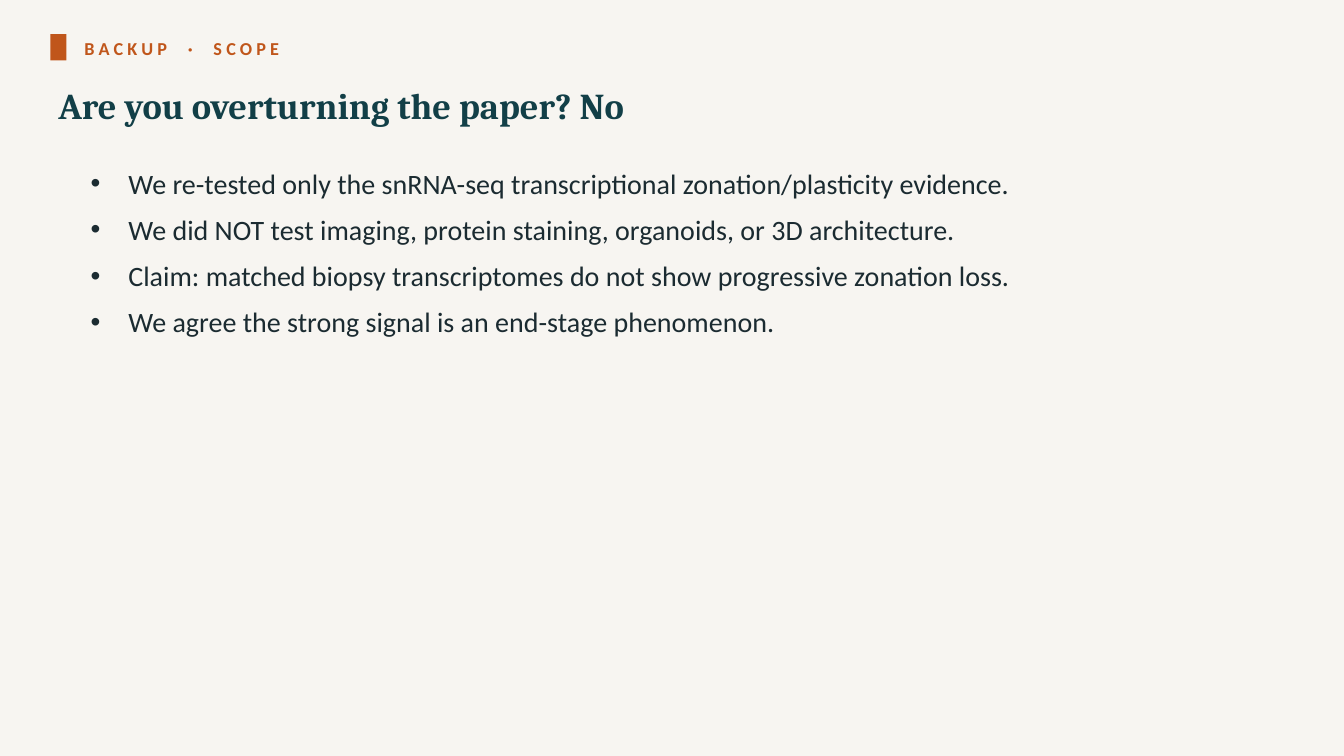
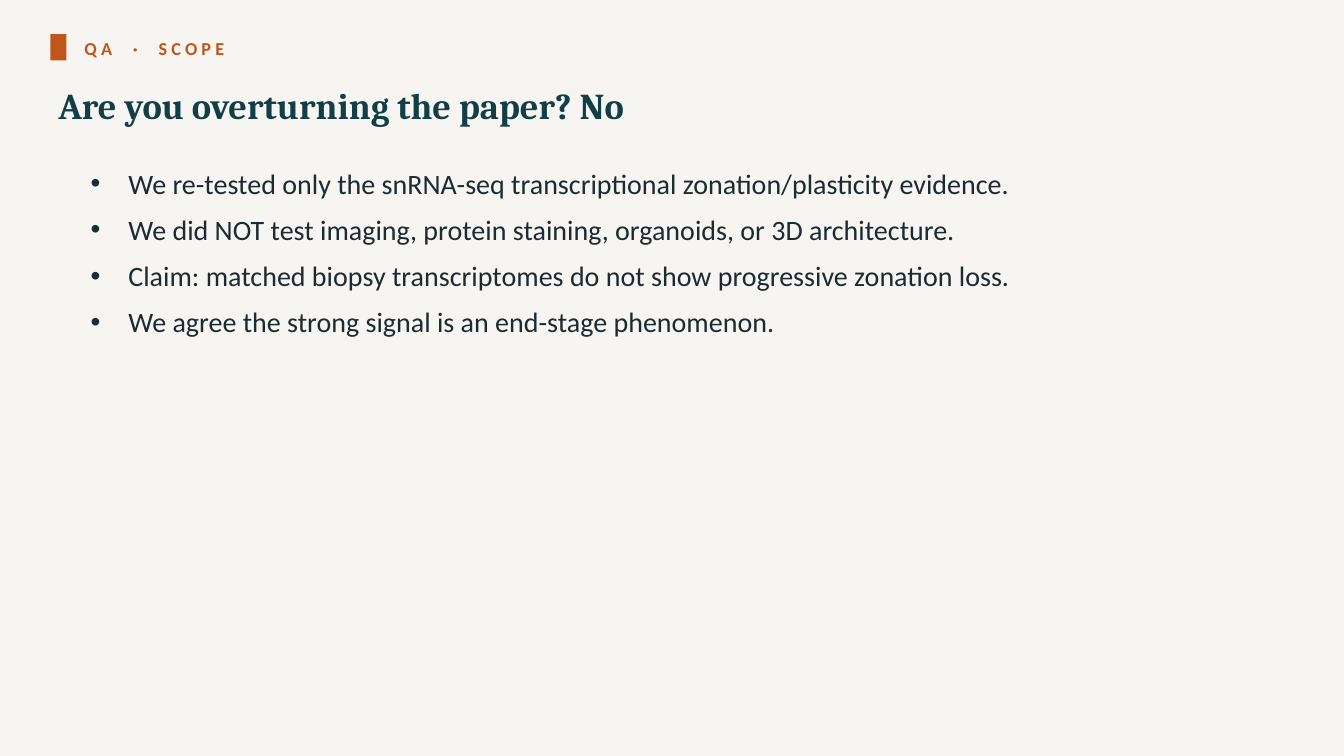
Before and after one commit to roeetekoah/liver-zonation, a slide deck: slide 19 of presentation/MASLD_stages_computational_analysis_roee_shira.pptx (slide 18 before the commit). Drawn at 1344x756 pixels with LibreOffice and Linux fonts; fonts in the diff are those of the drawing. Boxes give left, top, right and bottom in pixels: in the first picture for what was removed or moved away, otherwise in the second. Text is boxed around its words. In the diff, an @@ line names an element or a change of style, - is before the commit and + after.

```diff
--- a/presentation/MASLD_stages_computational_analysis_roee_shira.pptx
+++ b/presentation/MASLD_stages_computational_analysis_roee_shira.pptx
@@ text at <box>84,43,225,58</box>: text changed @@
-BACKUP · SCOPE
+QA · SCOPE
```
Also in this commit, not shown: 13 other slides changed, 1 slide added, 5 other files.
